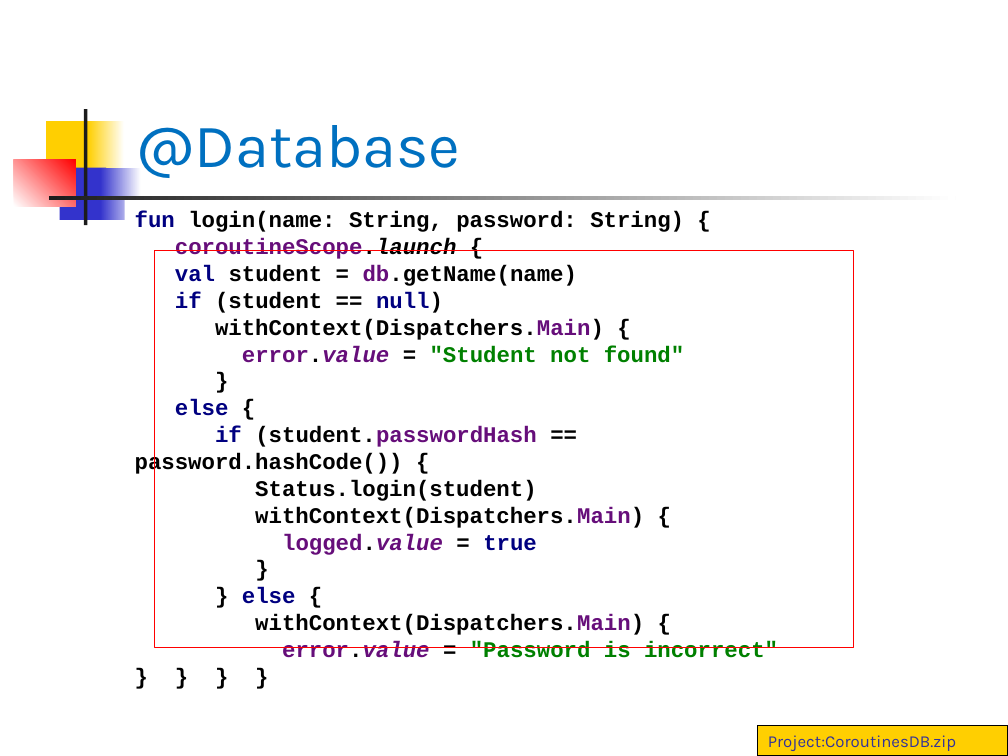
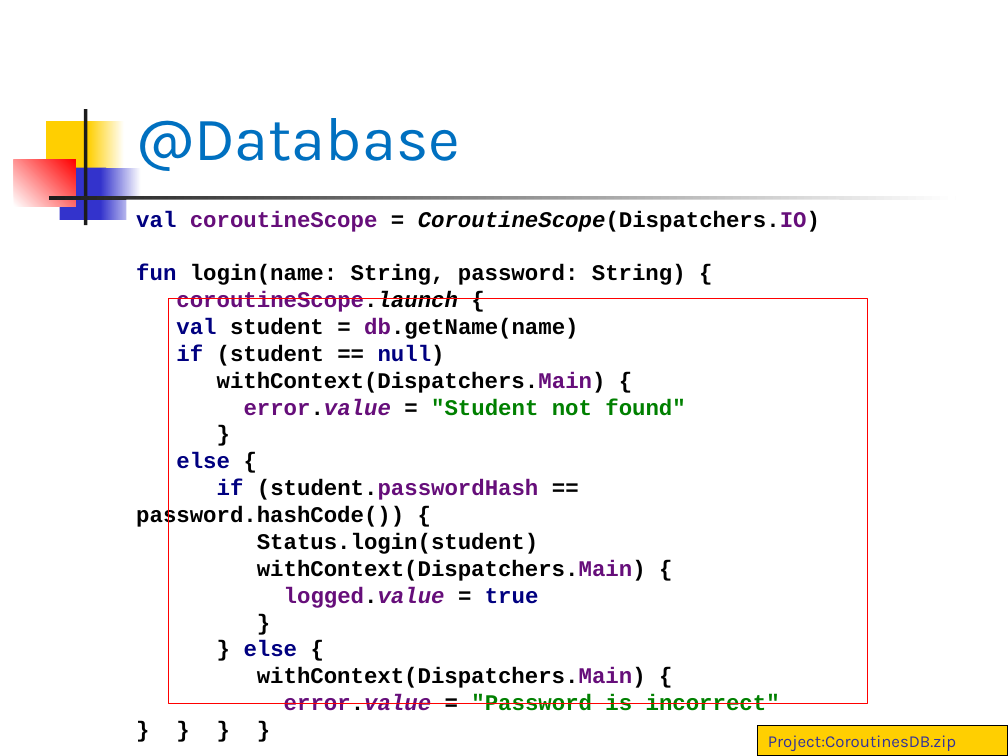
Before and after one commit to vmandro/Prednasky, a slide deck: slide 10 of 12/12_Android.ppt. Drawn at 1008x756 pixels with LibreOffice and Linux fonts; fonts in the diff are those of the drawing. Boxes give left, top, right and bottom in pixels: in the first picture for what was removed or moved away, otherwise in the second. Text is boxed around its words. In the diff, an @@ line names an element or a change of style, - is before the commit and + after.

```diff
--- a/12/12_Android.ppt
+++ b/12/12_Android.ppt
@@ title "@Database": place and size @@
-title "@Database" at (137, 125, 461, 178)
+title "@Database" at (136, 118, 460, 171)
@@ rectangle "val coroutineScope = CoroutineScope(Dispatchers.IO)": place and size @@
-rectangle "val coroutineScope = CoroutineScope(Dispatchers.IO)" at (125, 201, 838, 695)
+rectangle "val coroutineScope = CoroutineScope(Dispatchers.IO)" at (126, 200, 839, 747)
@@ text in rectangle at (136, 210, 820, 232): paragraph added @@
+val coroutineScope = CoroutineScope(Dispatchers.IO)
@@ rectangle: place and size @@
-rectangle at (154, 251, 853, 648)
+rectangle at (168, 298, 867, 704)
```
Also in this commit, not shown: 3 other slides changed, 2 other files.
